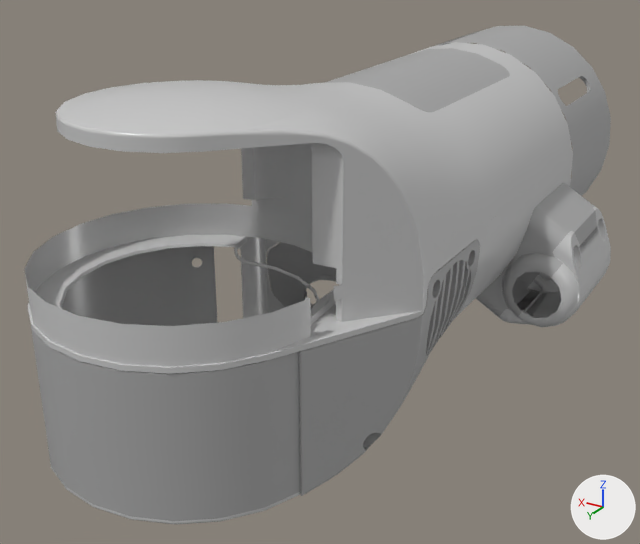
Two versions of the OBJ model alexander-models/alexander_V1_description/meshes/cycloidal_arm/RightShoulderYawLink.obj, one commit apart.
The view is the same before and after, from a 50 mm camera at (-0.126, 0.569, 0.095) aimed at (0.012, 0.338, -0.02). The axes (+X, +Y, +Z) are drawn at lower right. The lights are the same throughout. Where no turn or scale is listed for an object, it has been applied to the vertices. Vertices at the same position are counted once.

Before the edit, the objects in view are built like this:
```python
me_rightshoulderyawlink = bpy.data.meshes.new('RightShoulderYawLink')
me_rightshoulderyawlink.from_pydata(...)  # 3061 vertices, 5216 faces; spans x -0.063..0.057, y 0.196..0.442, z -0.049..0.05
# faces by material slot: [1620, 3152, 258, 186]
me_rightshoulderyawlink.materials.append(mat_opaque_67_72_77)  # grey #aaaaaa
me_rightshoulderyawlink.materials.append(mat_opaque_157_207_237)  # light grey #cbcbcb
me_rightshoulderyawlink.materials.append(mat_opaque_89_96_102)  # grey #aaaaaa
me_rightshoulderyawlink.materials.append(mat_opaque_165_165_165)  # light grey #cbcbcb
ob_rightshoulderyawlink = bpy.data.objects.new('RightShoulderYawLink', me_rightshoulderyawlink)
ob_rightshoulderyawlink.location = (0.0, 0.0, 0.0)
```
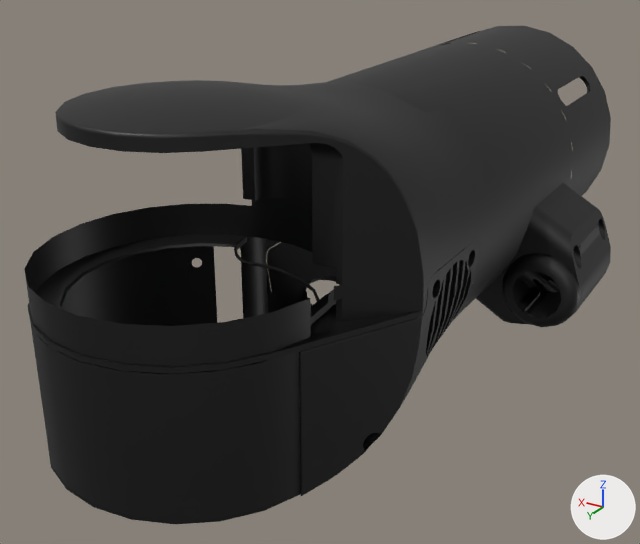
Changed parts and their boxes (x1, y1, x2, y2) in the pictures (640 x 544 px):
part 1 of me_rightshoulderyawlink, recoloured (grey to black): (267, 26, 611, 496) in both
part 2 of me_rightshoulderyawlink, recoloured (grey to black): (28, 42, 611, 524) in both
part 3 of me_rightshoulderyawlink, recoloured (grey to black): (30, 246, 300, 521) in both
part 4 of me_rightshoulderyawlink, recoloured (grey to black): (24, 204, 336, 367) in both

The change, as a list of edits to the scene's bpy script:
```text
Add mat_procedural_car_paint:
    mat_procedural_car_paint = principled_material('Procedural_Car_paint')
    mat_procedural_car_paint.base_color = (0.05, 0.05, 0.05)  # black #3f3f3f
    mat_procedural_car_paint.metallic = 1.0
Change me_rightshoulderyawlink:
    where me_rightshoulderyawlink.from_pydata(...)  # 3061 vertices, 5216 faces; spans x -0.063..0.057, y 0.196..0.442, z -0.049..0.05
    used by ob_rightshoulderyawlink; location = (0.0, 0.0, 0.0)
    me_rightshoulderyawlink part 1: all 1620 faces that had it switch from mat_opaque_67_72_77 (grey #aaaaaa) to mat_procedural_car_paint (black #3f3f3f)
    me_rightshoulderyawlink part 2: all 3152 faces that had it switch from mat_opaque_157_207_237 (light grey #cbcbcb) to mat_procedural_car_paint (black #3f3f3f)
    me_rightshoulderyawlink part 3: all 258 faces that had it switch from mat_opaque_89_96_102 (grey #aaaaaa) to mat_procedural_car_paint (black #3f3f3f)
    me_rightshoulderyawlink part 4: all 186 faces that had it switch from mat_opaque_165_165_165 (light grey #cbcbcb) to mat_procedural_car_paint (black #3f3f3f)
```
